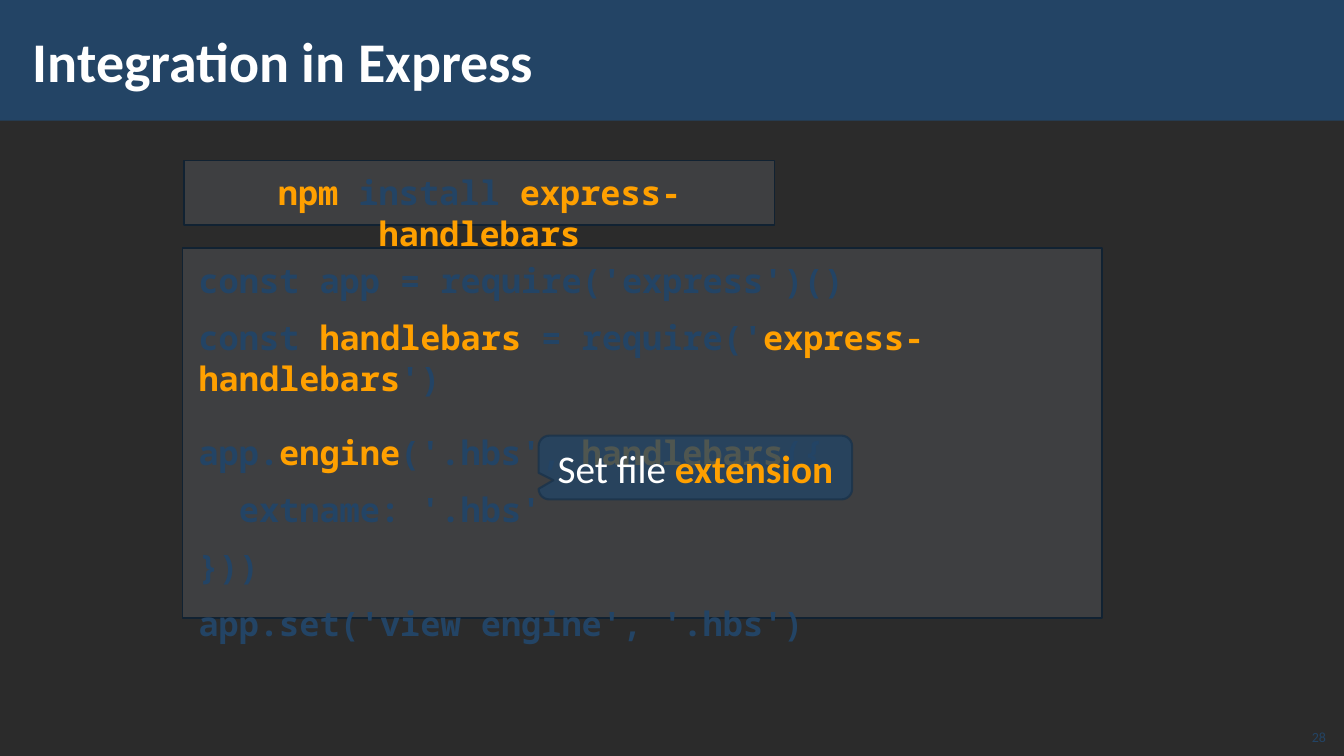
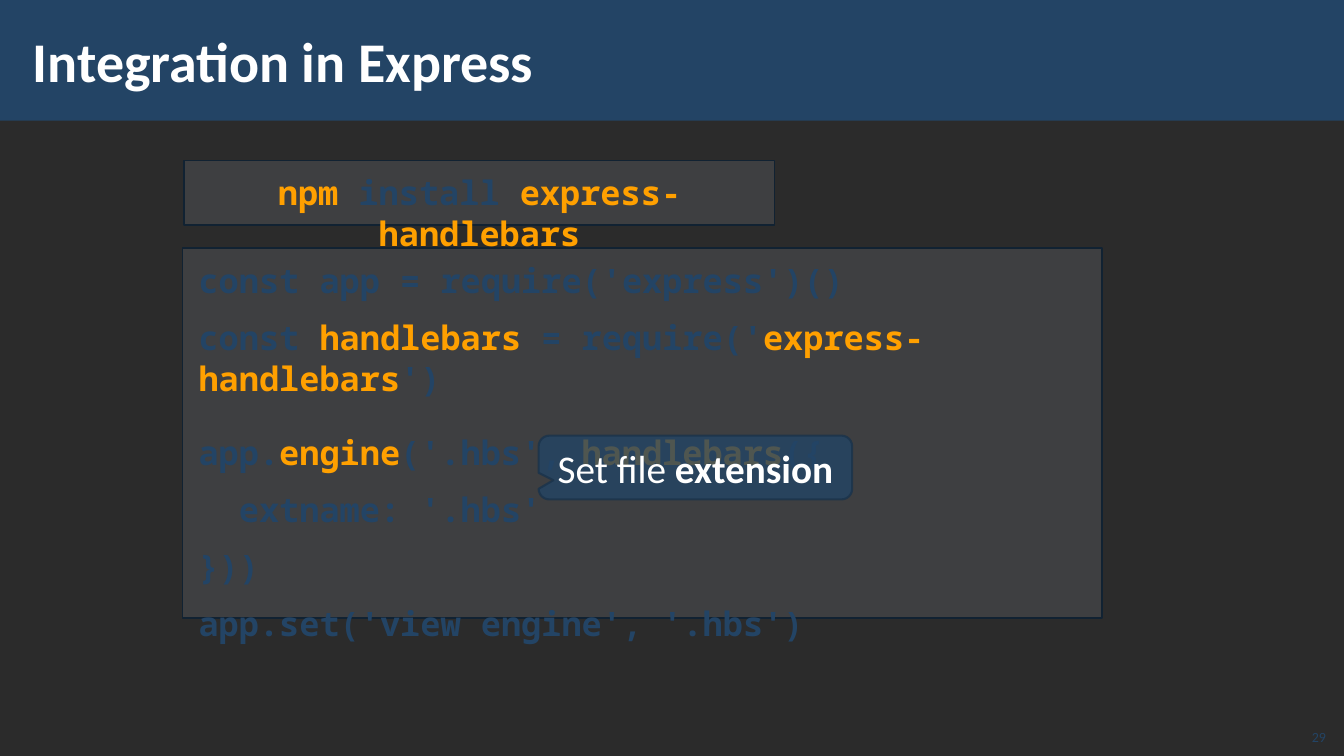
Before and after one commit to slazeRnet/JavaScript, a slide deck: slide 29 of JS-Back-End/03-ExpressJS and Templating/lab/03. ExpressJS-and-Templating.pptx (slide 28 before the commit). Drawn at 1344x756 pixels with LibreOffice and Linux fonts; fonts in the diff are those of the drawing; background and template pictures are left out; a plain dark background stands for a picture behind light text. Boxes give left, top, right and bottom in pixels: in the first picture for what was removed or moved away, otherwise in the second. Text is boxed around its words. In the diff, an @@ line names an element or a change of style, - is before the commit and + after.

```diff
--- a/JS-Back-End/03-ExpressJS and Templating/lab/03. ExpressJS-and-Templating.pptx
+++ b/JS-Back-End/03-ExpressJS and Templating/lab/03. ExpressJS-and-Templating.pptx
@@ rounded speech box "Set file extension" at bbox=[538, 436, 852, 499]: text colour #FFA000 to #FFFFFF in "extension" @@
```
Also in this commit, not shown: 18 other slides changed, 1 slide added, 13 other files.
